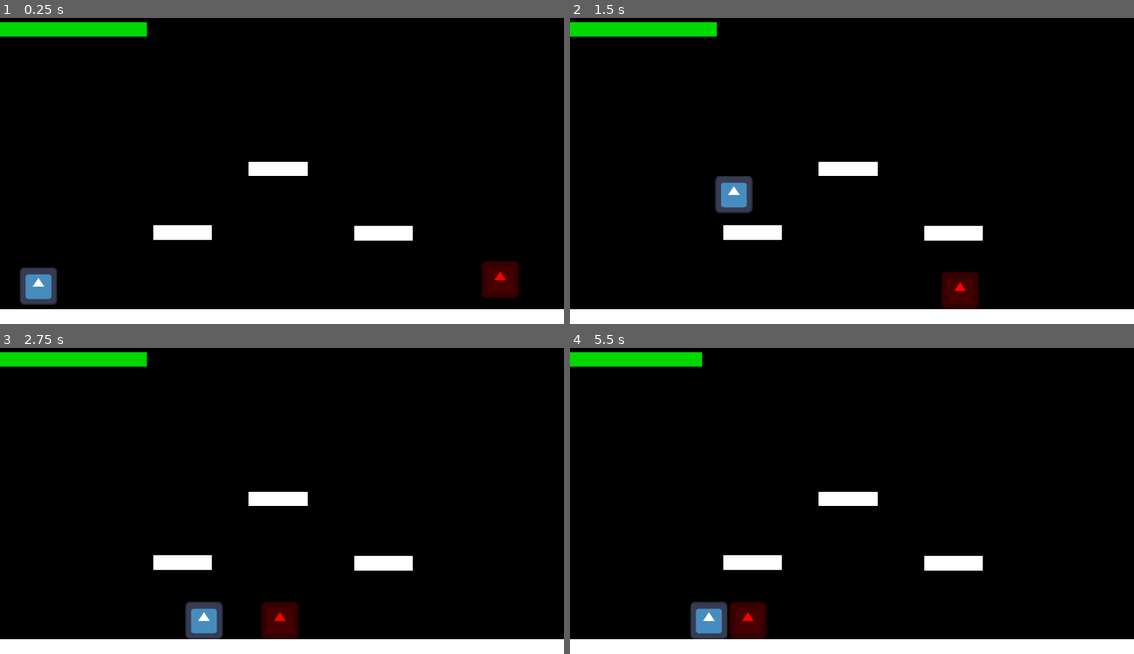
Above: before the commit, frames 1-4 (two rows, left to right).
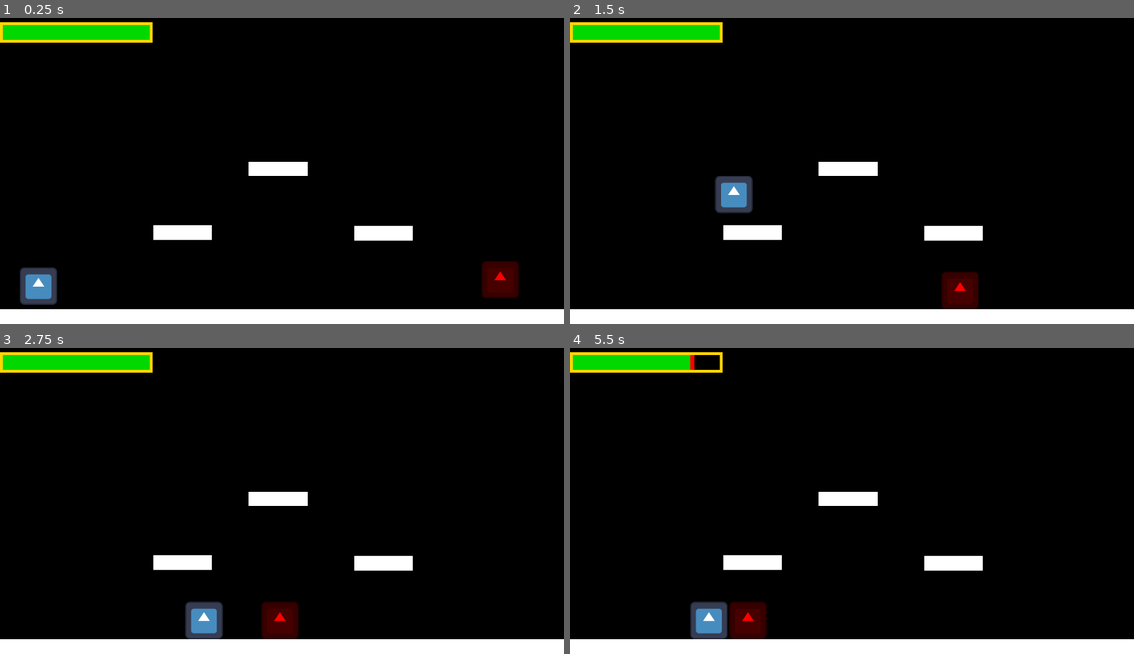
Above: after the commit, the same moments.

Repository: LukeJansen/godot-learning
Game: Godot game, scene res://scenes/levels/test.tscn
Same seed, same stepped clock (60 frames per second), same inputs: the game is played once before the commit and once after it. The engine's default icon, where the game draws it, is replaced by a stand-in: a white triangle on a blue panel in a dark square.
Inputs:
- Up to frame 1 (0.25 s): no input
- Up to frame 2 (1.5 s): tap Enter (ui_accept) at 0.5 s; hold Right (move_right) from 0.53 s (still down); tap Space (jump) at 0.77 s
- Up to frame 3 (2.75 s): tap Space (jump) at 1.52 s; release Right (move_right) at 2.03 s; hold Left (move_left) from 2.03 s (still down)
- Up to frame 4 (5.5 s): release Left (move_left) at 2.78 s; hold Right (move_right) 2.78-4.28 s; tap Space (jump) at 3.02, 3.77, 4.52 s; hold Left (move_left) 4.28-5.03 s; hold Right (move_right) from 5.03 s (still down)

The runs differ from the first frame. In frame 1, 0.9% of the frame differs, in the area x 0-28%, y 1-9%; in frame 2, 0.9%; in frame 3, 0.9%; in frame 4, 0.9%.

Commit message:
Updated Healthbar
Added container to healthbar
Added damage animation to healthbar

Diff:
--- a/scenes/levels/test.tscn
+++ b/scenes/levels/test.tscn
@@ -9,6 +9,8 @@
 size = Vector2(67.701, 1.7983)
 
 [node name="TestLevel" type="Node"]
+
+[node name="HUD" parent="." instance=ExtResource("4_g40b1")]
 
 [node name="Background" type="ColorRect" parent="."]
 offset_right = 1920.0
@@ -54,6 +56,4 @@
 [node name="Enemy" parent="." instance=ExtResource("3_xdgat")]
 position = Vector2(1778, 896)
 
-[node name="HUD" parent="." instance=ExtResource("4_g40b1")]
-
 [connection signal="healthChange" from="Player" to="HUD" method="_on_player_health_change"]
--- a/scenes/ui/hud.tscn
+++ b/scenes/ui/hud.tscn
@@ -1,14 +1,34 @@
-[gd_scene load_steps=2 format=3 uid="uid://46gpok0t8spc"]
+[gd_scene load_steps=3 format=3 uid="uid://46gpok0t8spc"]
 
 [ext_resource type="Script" path="res://scripts/hud.gd" id="1_1j33r"]
+
+[sub_resource type="StyleBoxFlat" id="StyleBoxFlat_55t3f"]
+draw_center = false
+border_width_left = 10
+border_width_top = 10
+border_width_right = 10
+border_width_bottom = 10
+border_color = Color(1, 0.843137, 0, 1)
 
 [node name="HUD" type="Node"]
 script = ExtResource("1_1j33r")
 
 [node name="CanvasLayer" type="CanvasLayer" parent="."]
 
-[node name="ColorRect" type="ColorRect" parent="CanvasLayer"]
+[node name="HealthContainer" type="Panel" parent="CanvasLayer"]
 offset_top = 50.0
-offset_right = 500.0
-offset_bottom = 100.0
+offset_right = 520.0
+offset_bottom = 120.0
+theme_override_styles/panel = SubResource("StyleBoxFlat_55t3f")
+
+[node name="HealthBar" type="ColorRect" parent="CanvasLayer/HealthContainer"]
+offset_left = 10.0
+offset_top = 10.0
+offset_right = 510.0
+offset_bottom = 60.0
 color = Color(0, 0.847765, 0, 1)
+
+[node name="HealthDamage" type="ColorRect" parent="CanvasLayer/HealthContainer/HealthBar"]
+layout_mode = 0
+offset_bottom = 50.0
+color = Color(1, 0, 0, 1)
--- a/scripts/enemy.gd
+++ b/scripts/enemy.gd
@@ -2,7 +2,7 @@
 
 
 const SPEED = 300.0
-const HIT_COOLDOWN = 2.5
+const HIT_COOLDOWN = 1.5
 var cooldown = 0
 
 # Get the gravity from the project settings to be synced with RigidBody nodes.
--- a/scripts/hud.gd
+++ b/scripts/hud.gd
@@ -5,14 +5,25 @@
 var currentHealth = maxHealth
 var maxSize
 var healthBar
+var healthDamage
 
 func _ready():
-	healthBar = get_node("CanvasLayer/ColorRect")
+	healthBar = get_node("CanvasLayer/HealthContainer/HealthBar")
+	healthDamage = get_node("CanvasLayer/HealthContainer/HealthBar/HealthDamage")
 	maxSize = healthBar.size.x
 
 func _process(delta):
-	var targetSize = maxSize * (currentHealth / maxHealth)
-	healthBar.size.x = lerpf(healthBar.size.x, targetSize, 5 * delta)
+	if healthDamage.size.x > 0:
+		healthDamage.size.x = lerpf(healthDamage.size.x, 0, 5 * delta)
 
 func _on_player_health_change(health):
+	var previousHealth = currentHealth
 	currentHealth = health
+
+	print(healthDamage.size)
+
+	var targetSize = maxSize * (currentHealth / maxHealth)
+	healthDamage.position.x = targetSize
+	healthDamage.size.x = maxSize * ((previousHealth - currentHealth)/maxHealth)
+
+	healthBar.size.x = targetSize;
